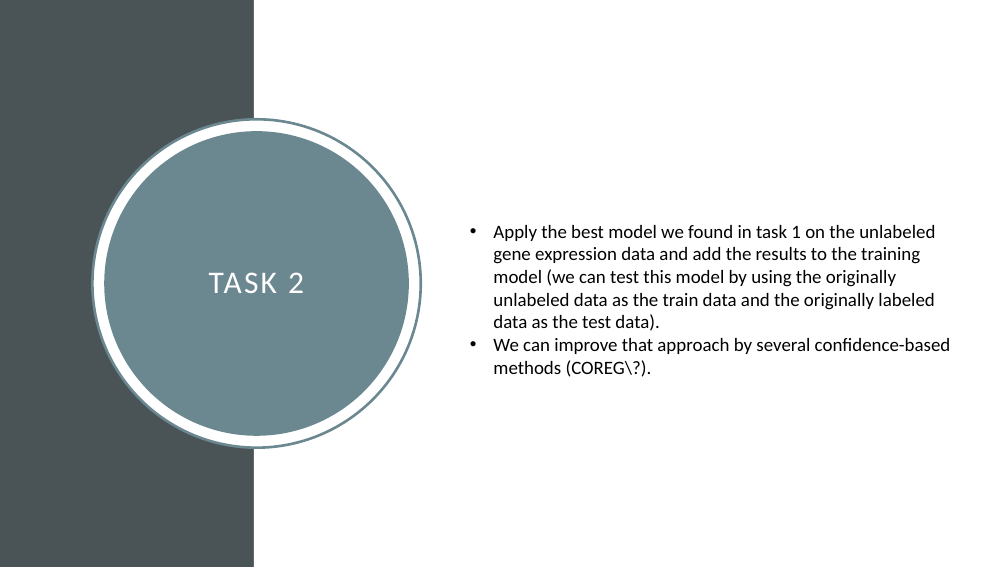
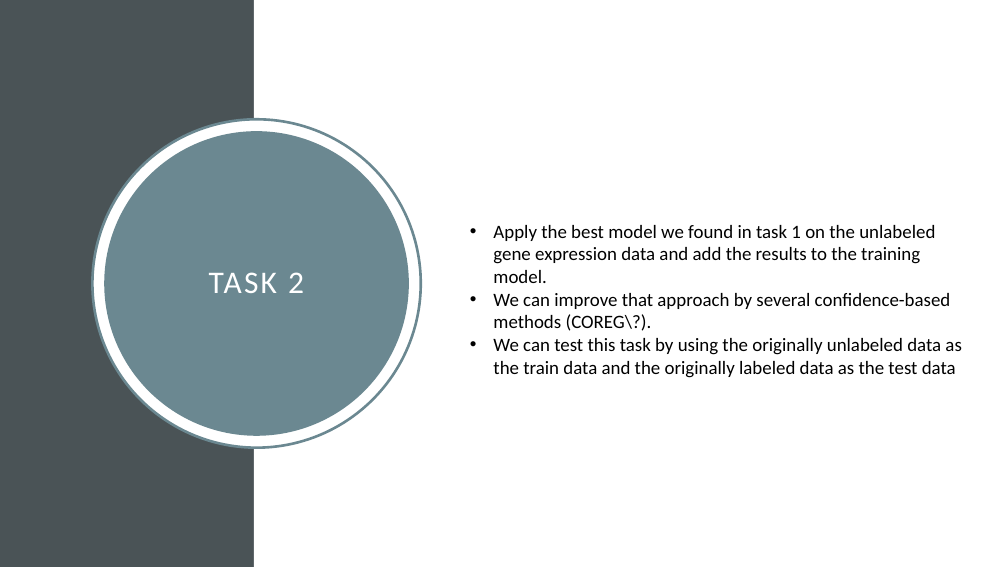
Before and after one commit to Eden5165/workshop_genomic, a slide deck: slide 5 of MileStone1.pptx. Drawn at 1008x567 pixels with LibreOffice and Linux fonts; fonts in the diff are those of the drawing. Boxes give left, top, right and bottom in pixels: in the first picture for what was removed or moved away, otherwise in the second. Text is boxed around its words. In the diff, an @@ line names an element or a change of style, - is before the commit and + after.

```diff
--- a/MileStone1.pptx
+++ b/MileStone1.pptx
@@ text at (493, 225, 935, 283): text changed @@
-• Apply the best model we found in task 1 on the unlabeled gene expression data and add the results to the training model (we can test this model by using the originally unlabeled data as the train data and the originally labeled data as the test data).
+• Apply the best model we found in task 1 on the unlabeled gene expression data and add the results to the training model.
@@ text at (493, 338, 961, 378): paragraph added @@
+• We can test this task by using the originally unlabeled data as the train data and the originally labeled data as the test data
```
Also in this commit, not shown: 3 other slides changed, 1 slide added, 1 other file.
